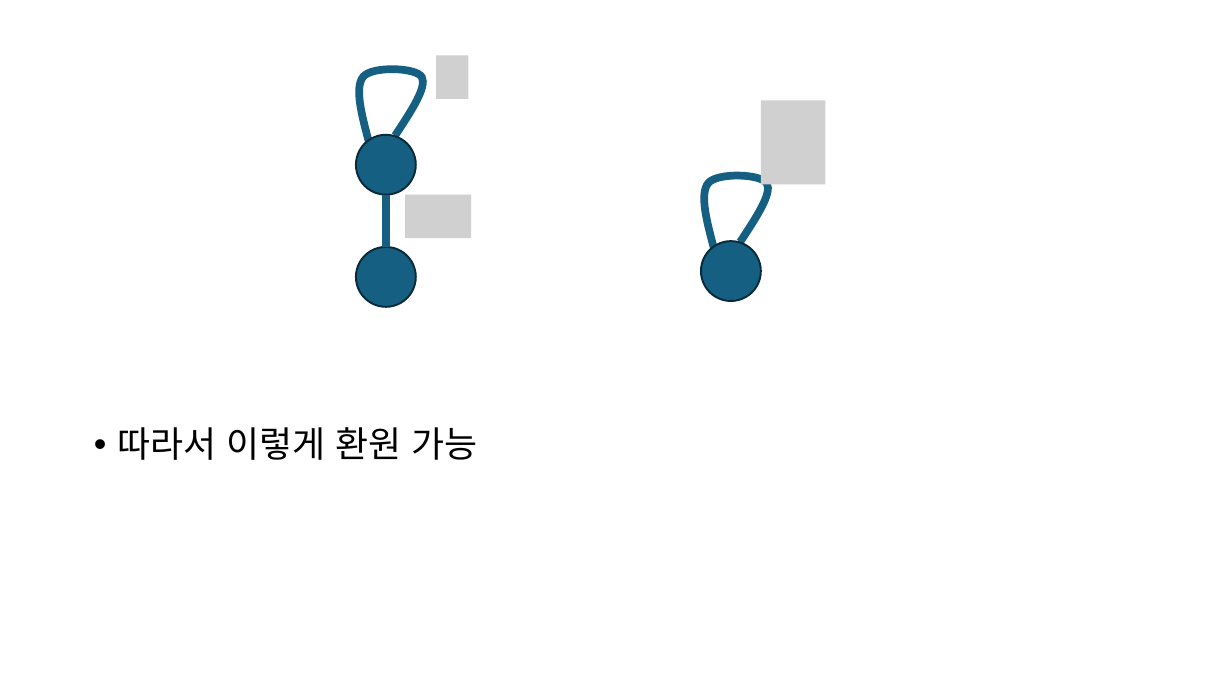
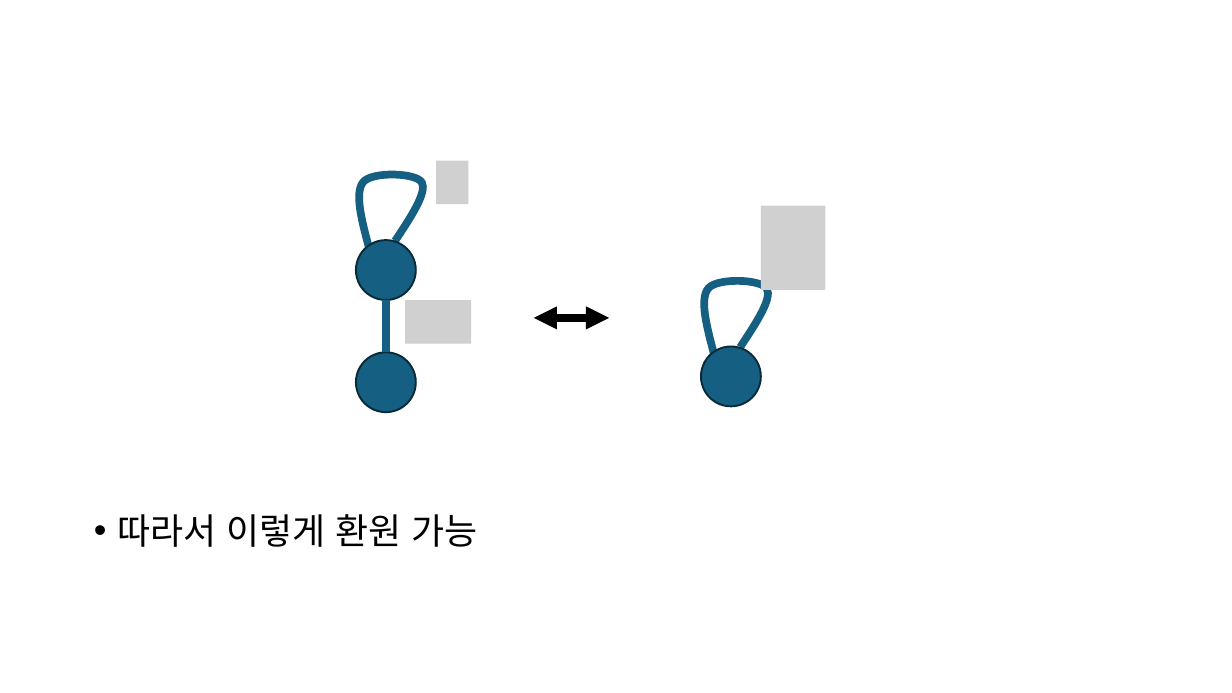
Before and after one commit to singrum/game_tree_scattering, a slide deck: slide 23 of presentation.pptx (slide 16 before the commit). Drawn at 1232x693 pixels with LibreOffice and Linux fonts; fonts in the diff are those of the drawing; grey boxes stand for pictures. Boxes give left, top, right and bottom in pixels: in the first picture for what was removed or moved away, otherwise in the second. Text is boxed around its words. In the diff, an @@ line names an element or a change of style, - is before the commit and + after.

```diff
--- a/presentation.pptx
+++ b/presentation.pptx
@@ picture removed at (436, 55, 469, 99) @@
@@ picture removed at (761, 101, 825, 185) @@
@@ picture added at (436, 161, 469, 204) @@
@@ picture removed at (405, 195, 471, 238) @@
@@ picture added at (761, 206, 825, 290) @@
@@ picture added at (405, 300, 471, 344) @@
@@ double arrow added from (534, 318) to (609, 318), #000000 6 pt @@
@@ 3 ellipses, 2 freeform shapes, 1 line: place and size @@
-3 ellipses, 2 freeform shapes, 1 line at (356, 69, 768, 307)
+3 ellipses, 2 freeform shapes, 1 line at (356, 175, 768, 412)
@@ text "따라서 이렇게 환원 가능": place and size @@
-text "따라서 이렇게 환원 가능" at (117, 427, 477, 460)
+text "따라서 이렇게 환원 가능" at (117, 514, 477, 547)
```
Also in this commit, not shown: 9 other slides changed, 19 slides added, 3 slides removed, 2 other files.
